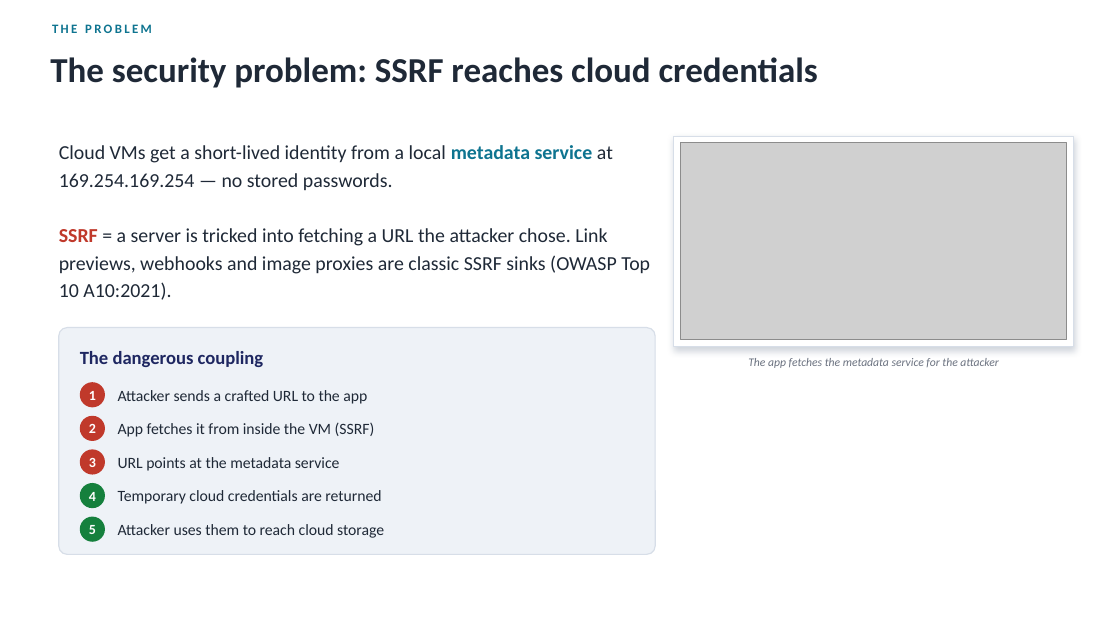
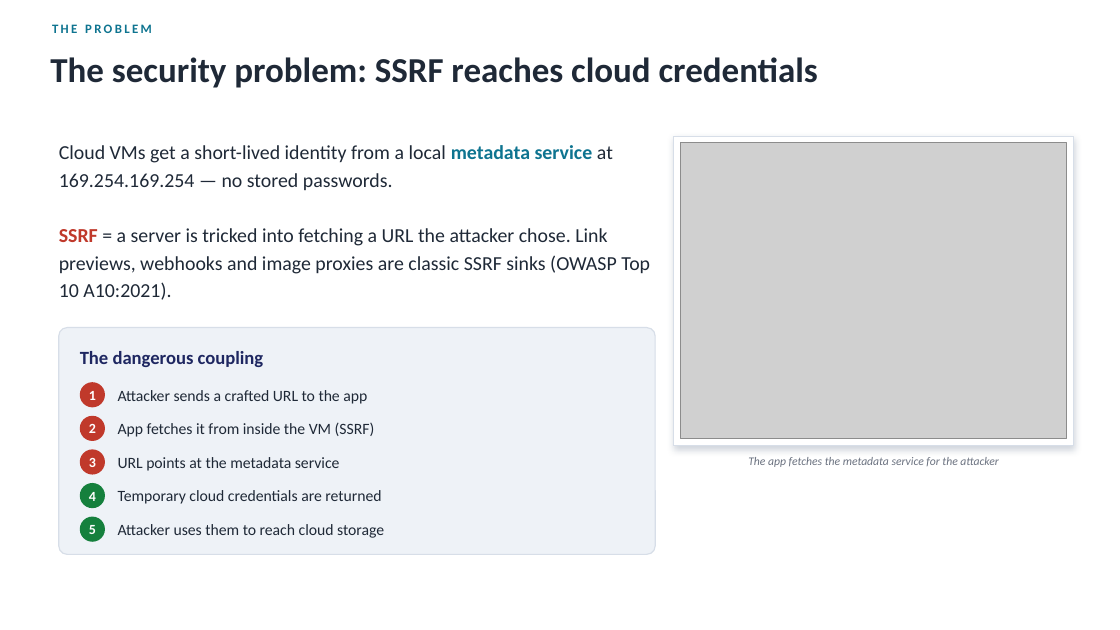
Before and after one commit to i9x0/cloud-ssrf-lab, a slide deck: slide 2 of report/CS621_Presentation.pptx. Drawn at 1120x630 pixels with LibreOffice and Linux fonts; fonts in the diff are those of the drawing; grey boxes stand for pictures. Boxes give left, top, right and bottom in pixels: in the first picture for what was removed or moved away, otherwise in the second. Text is boxed around its words. In the diff, an @@ line names an element or a change of style, - is before the commit and + after.

Commit message:
docs: sync report & deck binaries (light theme, live-site figures, light LinkPeek)

```diff
--- a/report/CS621_Presentation.pptx
+++ b/report/CS621_Presentation.pptx
@@ rectangle: place and size @@
-rectangle at (674, 136, 1074, 346)
+rectangle at (674, 136, 1074, 445)
@@ picture: place and size @@
-picture at (681, 143, 1067, 339)
+picture at (681, 143, 1067, 439)
@@ text "The app fetches the metadata ...": place and size @@
-text "The app fetches the metadata ..." at (748, 358, 998, 368)
+text "The app fetches the metadata ..." at (748, 457, 998, 467)
```
Also in this commit, not shown: 1 other slide changed, 1 other file.
